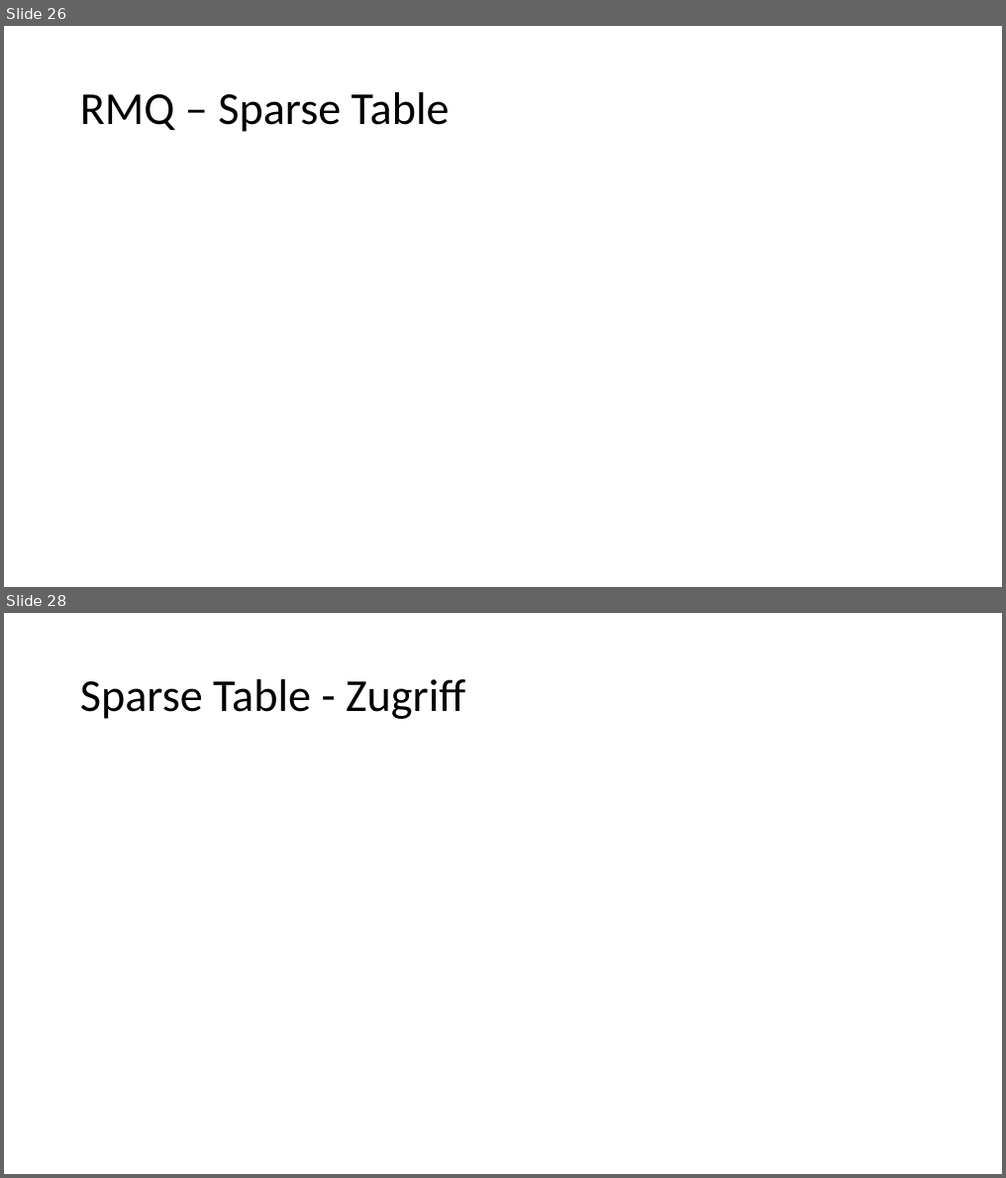
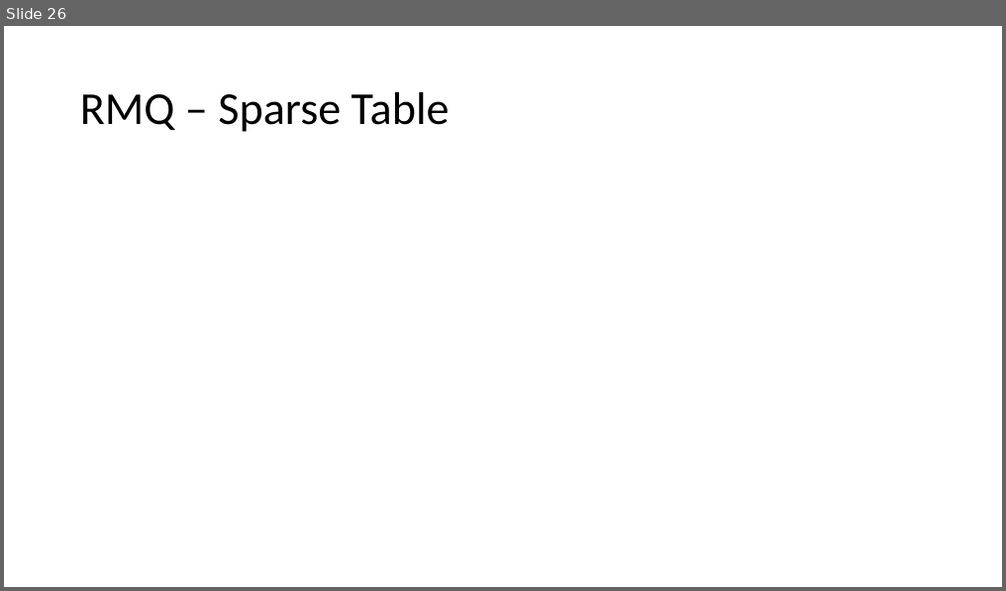
Before and after one commit to EiS94/Programmierwettbewerb, a slide deck: Präsentation/Präsentation.pptx. Shown one above the other, each under a label of ours: slides 26 and 28 before the commit, slide 26 after it; the slides between them are not shown. The pictures are 1006x1178 and 1006x591 pixels, drawn with LibreOffice and Linux fonts; fonts in the diff are those of the drawing; grey boxes stand for pictures. Boxes give left, top, right and bottom in pixels: in the first picture for what was removed or moved away, otherwise in the second. Text is boxed around its words. In the diff, an @@ line names an element or a change of style, - is before the commit and + after.

Commit message:
sparse added

```diff
--- a/Präsentation/Präsentation.pptx
+++ b/Präsentation/Präsentation.pptx
@@ slide 28 removed at (4,613,1002,1174), background #FFFFFF @@
@@ title removed at (80,679,465,719) @@
-Sparse Table - Zugriff
```
Also in this commit, not shown: 2 slides changed, 21 slides added.
